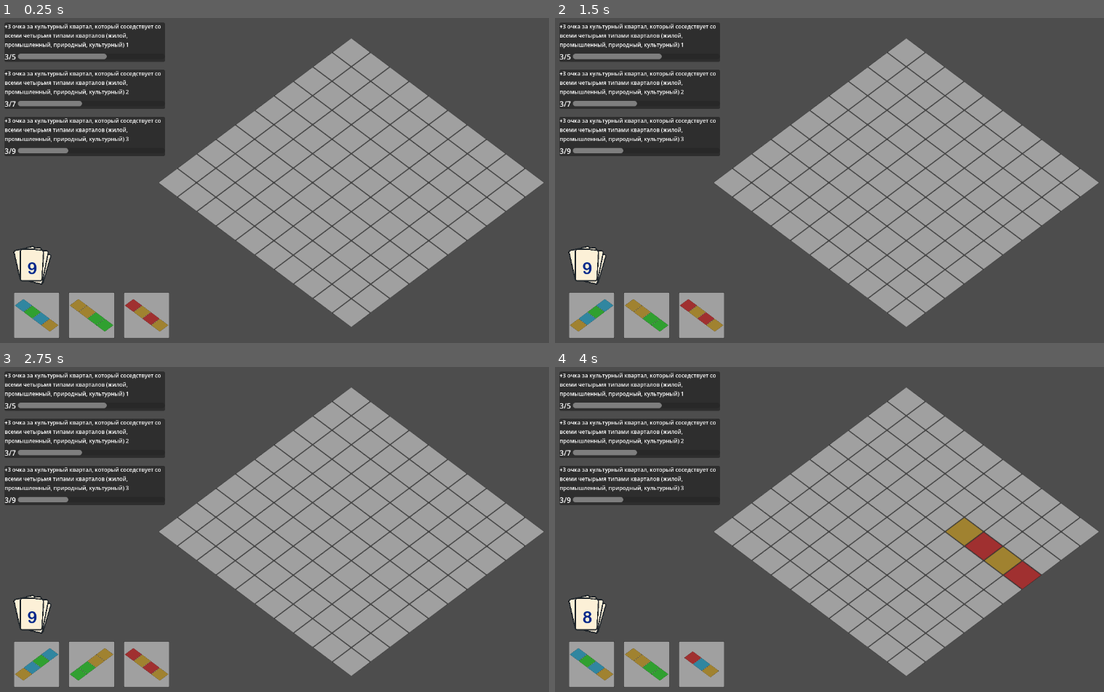
Above: before the commit, frames 1-4 (two rows, left to right).
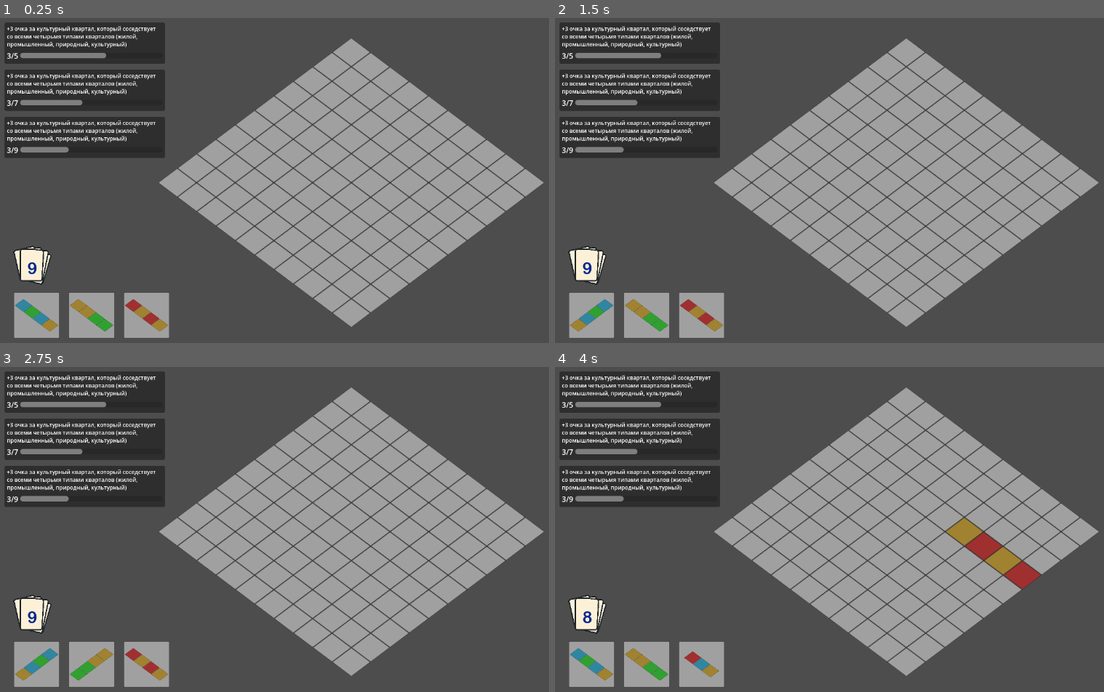
Above: after the commit, the same moments.

Repository: Suruks/Deck-and-Districts-Godot
Game: Godot game, scene res://main.tscn
Two runs of this game, one before a commit and one after it. Both use one fixed random seed, a clock stepped at 60 frames per second and the inputs below.
Inputs (mouse positions are in pixels of both pictures, inside the frame that each line leads up to):
- Up to frame 1 (0.25 s): no input
- Up to frame 2 (1.5 s): tap Enter at 0.5 s; move the mouse to (593, 313) at 0.52 s; tap R at 0.6, 1.35 s; click (593, 313) at 0.67 s; tap Space at 1.25 s; move the mouse to (648, 313) at 1.27 s; click (648, 313) at 1.42 s
- Up to frame 3 (2.75 s): tap Enter at 2 s; move the mouse to (148, 662) at 2.02 s; tap R at 2.1 s; click (148, 662) at 2.17 s
- Up to frame 4 (4 s): tap Space at 2.75 s; move the mouse to (818, 597) at 2.77 s; tap R at 2.85, 3.6 s; click (818, 597) at 2.92 s; tap Enter at 3.5 s; move the mouse to (1021, 581) at 3.52 s; click (1021, 581) at 3.67 s

The runs differ from the first frame. In frame 1, 3.3% of the frame differs, in the area x 0-31%, y 1-43%; in frame 2, 3.3%; in frame 3, 3.3%; in frame 4, 3.3%.

Commit message:
updated quests ui

Diff:
--- a/QuestUI.tscn
+++ b/QuestUI.tscn
@@ -8,31 +8,38 @@
 script = ExtResource("1_vh80s")
 
 [node name="Panel" type="Panel" parent="."]
-custom_minimum_size = Vector2(350, 60)
-layout_mode = 0
+layout_mode = 1
 offset_right = 350.0
 offset_bottom = 60.0
 
-[node name="VBoxContainer" type="VBoxContainer" parent="Panel"]
-layout_mode = 0
-offset_right = 40.0
-offset_bottom = 40.0
+[node name="MarginContainer" type="MarginContainer" parent="Panel"]
+layout_mode = 1
+offset_right = 350.0
+offset_bottom = 89.0
+theme_override_constants/margin_left = 5
+theme_override_constants/margin_top = 5
+theme_override_constants/margin_right = 5
+theme_override_constants/margin_bottom = 5
+
+[node name="VBoxContainer" type="VBoxContainer" parent="Panel/MarginContainer"]
+layout_mode = 2
 theme_override_constants/separation = 6
 
-[node name="LabelDescription" type="Label" parent="Panel/VBoxContainer"]
-custom_minimum_size = Vector2(350, 50)
+[node name="LabelDescription" type="RichTextLabel" parent="Panel/MarginContainer/VBoxContainer"]
+custom_minimum_size = Vector2(300, 50)
 layout_mode = 2
 size_flags_vertical = 2
+scroll_active = false
 autowrap_mode = 2
 
-[node name="HBoxContainer" type="HBoxContainer" parent="Panel/VBoxContainer"]
+[node name="HBoxContainer" type="HBoxContainer" parent="Panel/MarginContainer/VBoxContainer"]
 layout_mode = 2
 
-[node name="LabelProgress" type="Label" parent="Panel/VBoxContainer/HBoxContainer"]
+[node name="LabelProgress" type="Label" parent="Panel/MarginContainer/VBoxContainer/HBoxContainer"]
 layout_mode = 2
 vertical_alignment = 1
 
-[node name="ProgressBar" type="ProgressBar" parent="Panel/VBoxContainer/HBoxContainer"]
+[node name="ProgressBar" type="ProgressBar" parent="Panel/MarginContainer/VBoxContainer/HBoxContainer"]
 custom_minimum_size = Vector2(0, 12)
 layout_mode = 2
 size_flags_vertical = 4
--- a/main.gd
+++ b/main.gd
@@ -87,7 +87,6 @@
 func create_quest_ui(quest: Quest) -> Control:
 	var panel_instance = quest_ui_scene.instantiate()  # QuestUI с Panel внутри
 	var label = panel_instance.get_node("Panel/VBoxContainer/LabelDescription")
-	var hbox = panel_instance.get_node("Panel/VBoxContainer/HBoxContainer")
 
 	label.text = quest.description
 	label.autowrap_mode = TextServer.AUTOWRAP_WORD
@@ -106,7 +105,7 @@
 
 	for i in range(3):
 		var q = Quest.new()
-		q.description = "+3 очка за культурный квартал, который соседствует со всеми четырьмя типами кварталов (жилой, промышленный, природный, культурный) " + str(i + 1)
+		q.description = "[font_size=12]+3 очка за культурный квартал, который соседствует со всеми четырьмя типами кварталов (жилой, промышленный, природный, культурный)[/font_size]"
 		q.reward_cards = 1 + i
 		q.current_progress = 3
 		q.target_progress = 5 + i * 2
@@ -116,8 +115,6 @@
 		ui.quest = q
 		active_quests_container.add_child(ui)
 		ui.call_deferred("update_ui")  # вместо await
-
-
 
 # --- Генерация руки ---
 func setup_hand():
--- a/quest_ui.gd
+++ b/quest_ui.gd
@@ -3,13 +3,13 @@
 @export var quest: Quest
 
 @onready var panel : Panel = $Panel
-@onready var vbox : VBoxContainer = $Panel/VBoxContainer
-@onready var label_desc : Label = $Panel/VBoxContainer/LabelDescription
-@onready var hbox : HBoxContainer = $Panel/VBoxContainer/HBoxContainer
-@onready var progress_bar : ProgressBar = $Panel/VBoxContainer/HBoxContainer/ProgressBar
-@onready var label_progress : Label = $Panel/VBoxContainer/HBoxContainer/LabelProgress
+@onready var vbox : VBoxContainer = $Panel/MarginContainer/VBoxContainer
+@onready var label_desc : RichTextLabel = $Panel/MarginContainer/VBoxContainer/LabelDescription
+@onready var hbox : HBoxContainer = $Panel/MarginContainer/VBoxContainer/HBoxContainer
+@onready var progress_bar : ProgressBar = $Panel/MarginContainer/VBoxContainer/HBoxContainer/ProgressBar
+@onready var label_progress : Label = $Panel/MarginContainer/VBoxContainer/HBoxContainer/LabelProgress
 
-const EXTRA_PADDING := 12
+const EXTRA_PADDING := 16
 
 func _ready():
 	# убедимся, что автоперенос включён (если нужен)
@@ -20,7 +20,7 @@
 	label_desc.size_flags_horizontal = Control.SIZE_EXPAND_FILL
 	# Автоматическое растяжение по тексту
 	await get_tree().process_frame
-	var text_height = label_desc.get_line_height() * label_desc.get_visible_line_count()
+	var text_height = label_desc.get_content_height()
 	custom_minimum_size.y = text_height +40
 
 
@@ -28,12 +28,7 @@
 		update_ui()
 
 func _update_size():
-	var panel = $Panel
-	var label_desc = $Panel/VBoxContainer/LabelDescription
-	var hbox = $Panel/VBoxContainer/HBoxContainer
-	const EXTRA_PADDING := 12
-
-	var label_height = label_desc.get_line_height() * label_desc.get_visible_line_count()
+	var label_height = label_desc.get_content_height()
 	var hbox_height = hbox.get_combined_minimum_size().y
 	panel.custom_minimum_size.y = label_height + hbox_height + EXTRA_PADDING
 
@@ -42,19 +37,9 @@
 	if not quest:
 		return
 
-	# --- Получаем узлы прямо при вызове ---
-	var panel = $Panel
-	var vbox = $Panel/VBoxContainer
-	var label_desc = $Panel/VBoxContainer/LabelDescription
-	var hbox = $Panel/VBoxContainer/HBoxContainer
-	var progress_bar = $Panel/VBoxContainer/HBoxContainer/ProgressBar
-	var label_progress = $Panel/VBoxContainer/HBoxContainer/LabelProgress
-
-	const EXTRA_PADDING := 12
-
 	# --- Обновляем текст и прогресс ---
-	label_desc.text = quest.description
-	label_desc.add_theme_font_size_override("font_size", 12)
+	label_desc.bbcode_enabled = true
+	label_desc.bbcode_text  = quest.description
 	label_desc.autowrap_mode = TextServer.AUTOWRAP_WORD
 	label_desc.size_flags_horizontal = Control.SIZE_EXPAND_FILL
 	label_desc.size_flags_vertical = Control.SIZE_SHRINK_CENTER  # Label сам считает высоту
